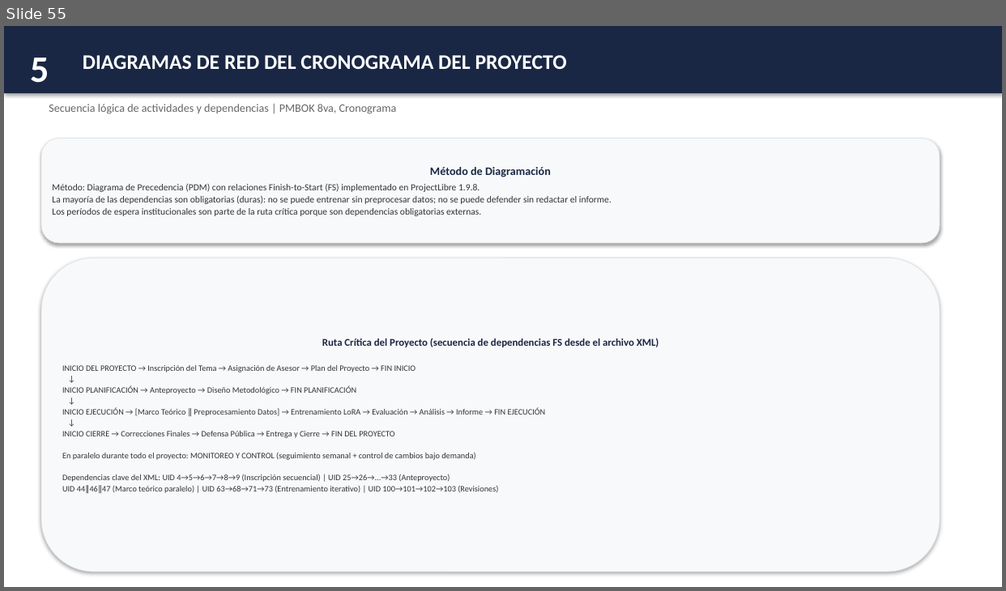
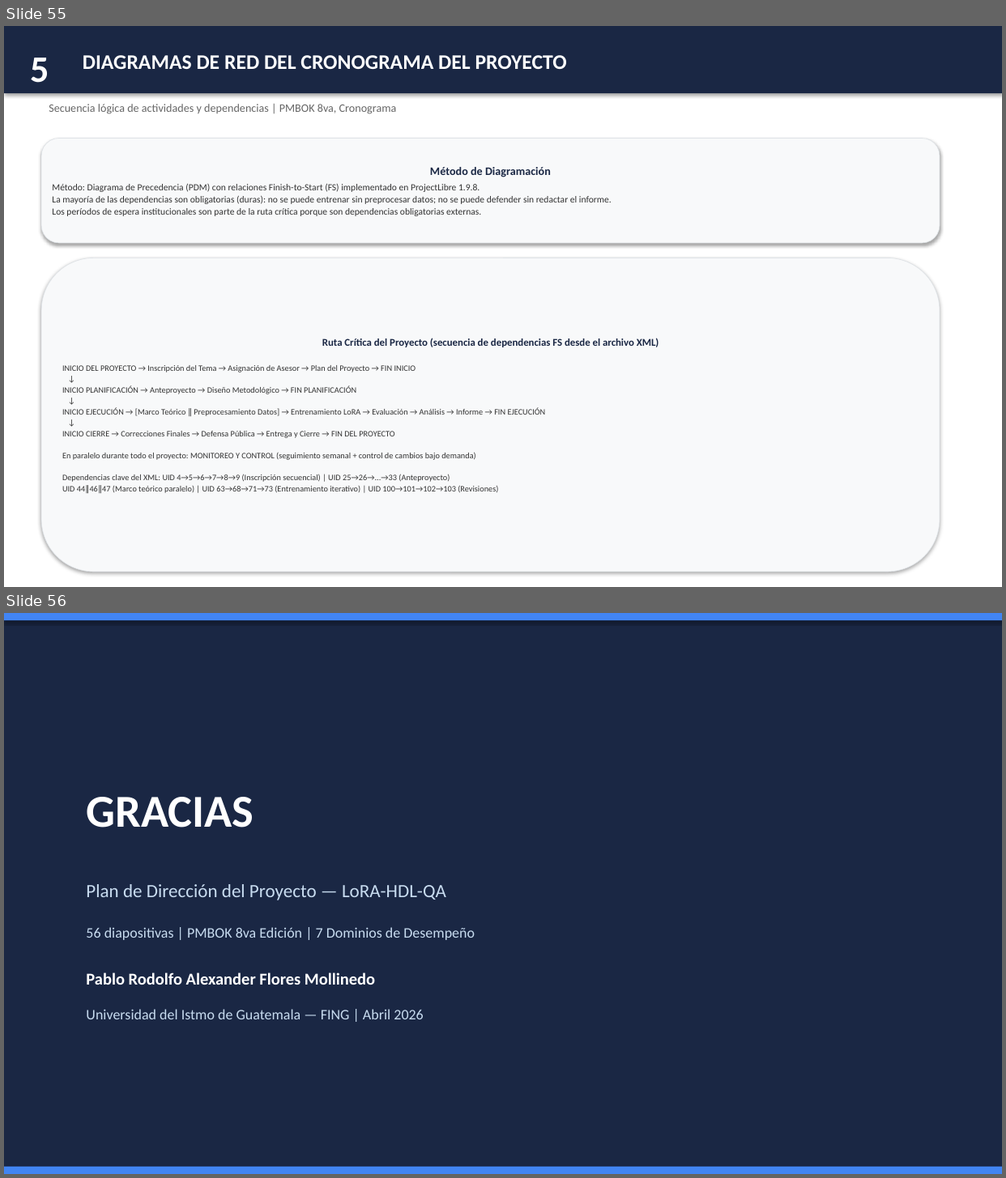
Before and after one commit to pabloflores465/edt-tesis-project, a slide deck: revision/entregables_finales/LoRA_Plan_Direccion_Proyecto_Completo.pptx. Shown one above the other, each under a label of ours: slide 55 before the commit, slides 55 and 56 after it. The pictures are 1006x591 and 1006x1178 pixels, drawn with LibreOffice and Linux fonts; fonts in the diff are those of the drawing. Boxes give left, top, right and bottom in pixels: in the first picture for what was removed or moved away, otherwise in the second. Text is boxed around its words. In the diff, an @@ line names an element or a change of style, - is before the commit and + after.

```diff
--- a/revision/entregables_finales/LoRA_Plan_Direccion_Proyecto_Completo.pptx
+++ b/revision/entregables_finales/LoRA_Plan_Direccion_Proyecto_Completo.pptx
@@ slide 56 added at (4,613,1002,1174), background #FFFFFF @@
@@ rectangle added at (4,613,1002,1174), fill #1A2744 @@
@@ rectangle added at (4,613,1002,620), fill #4285F4 @@
@@ text added at (86,797,253,828), 44 pt, text #FFFFFF, bold @@
+GRACIAS
@@ text added at (86,884,446,901), 18 pt, text #C8DCF0 @@
+Plan de Dirección del Proyecto — LoRA-HDL-QA
@@ text added at (86,927,475,940), 14 pt, text #C8DCF0 @@
+56 diapositivas | PMBOK 8va Edición | 7 Dominios de Desempeño
@@ text added at (86,973,375,985), 16 pt, text #FFFFFF, bold @@
+Pablo Rodolfo Alexander Flores Mollinedo
@@ text added at (86,1009,423,1020), 14 pt, text #C8DCF0 @@
+Universidad del Istmo de Guatemala — FING | Abril 2026
@@ rectangle added at (4,1167,1002,1174), fill #4285F4 @@
```
Also in this commit, not shown: 4 slides changed, 2 other slides added, 2 slides removed, 2 other files.
